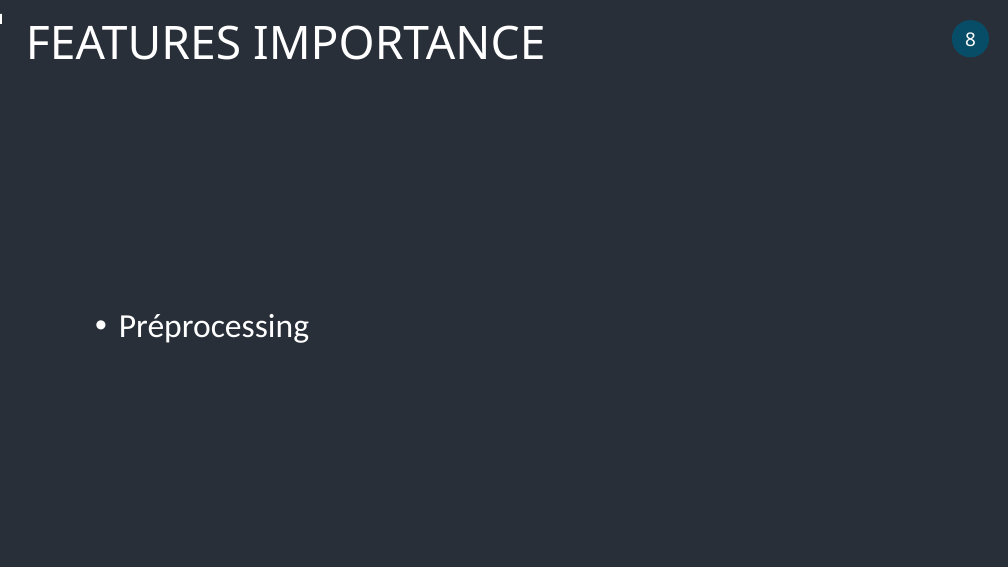
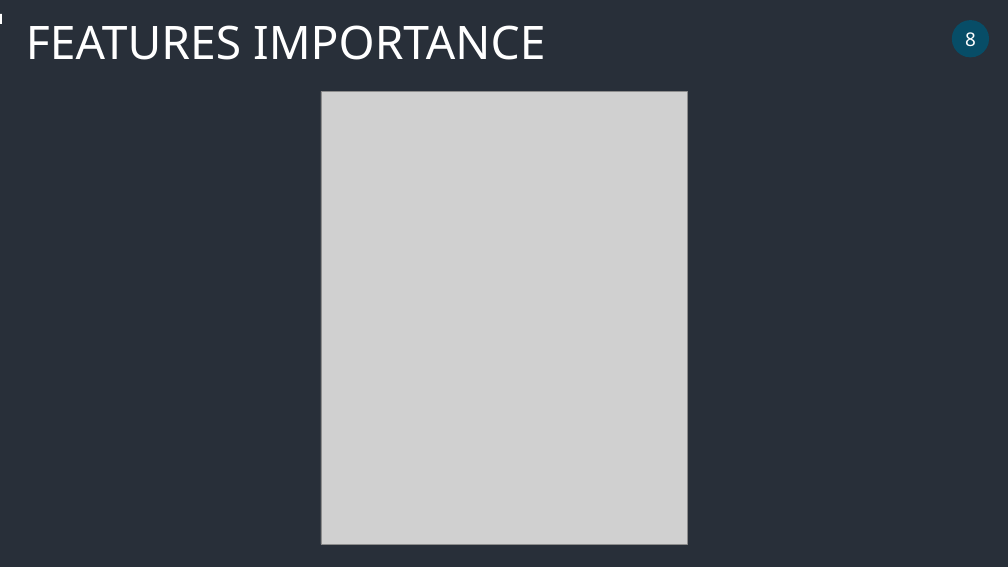
Before and after one commit to AbdulmagedALKHULAIFI/Score_system_decision_octroi_credit, a slide deck: slide 14 of projet 7 .pptx. Drawn at 1008x567 pixels with LibreOffice and Linux fonts; fonts in the diff are those of the drawing; grey boxes stand for pictures. Boxes give left, top, right and bottom in pixels: in the first picture for what was removed or moved away, otherwise in the second. Text is boxed around its words. In the diff, an @@ line names an element or a change of style, - is before the commit and + after.

```diff
--- a/projet 7 .pptx
+++ b/projet 7 .pptx
@@ picture added at [321, 91, 687, 544] @@
@@ text removed at [119, 314, 309, 343] @@
-• Préprocessing
```
Also in this commit, not shown: 4 other slides changed, 1 slide added, 1 slide removed.
